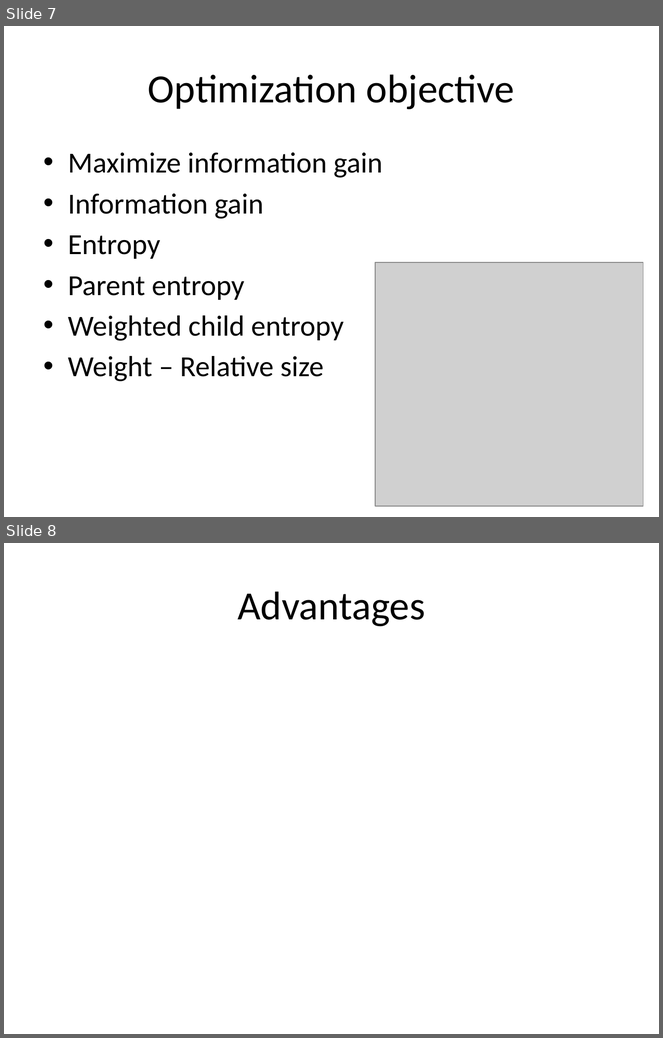
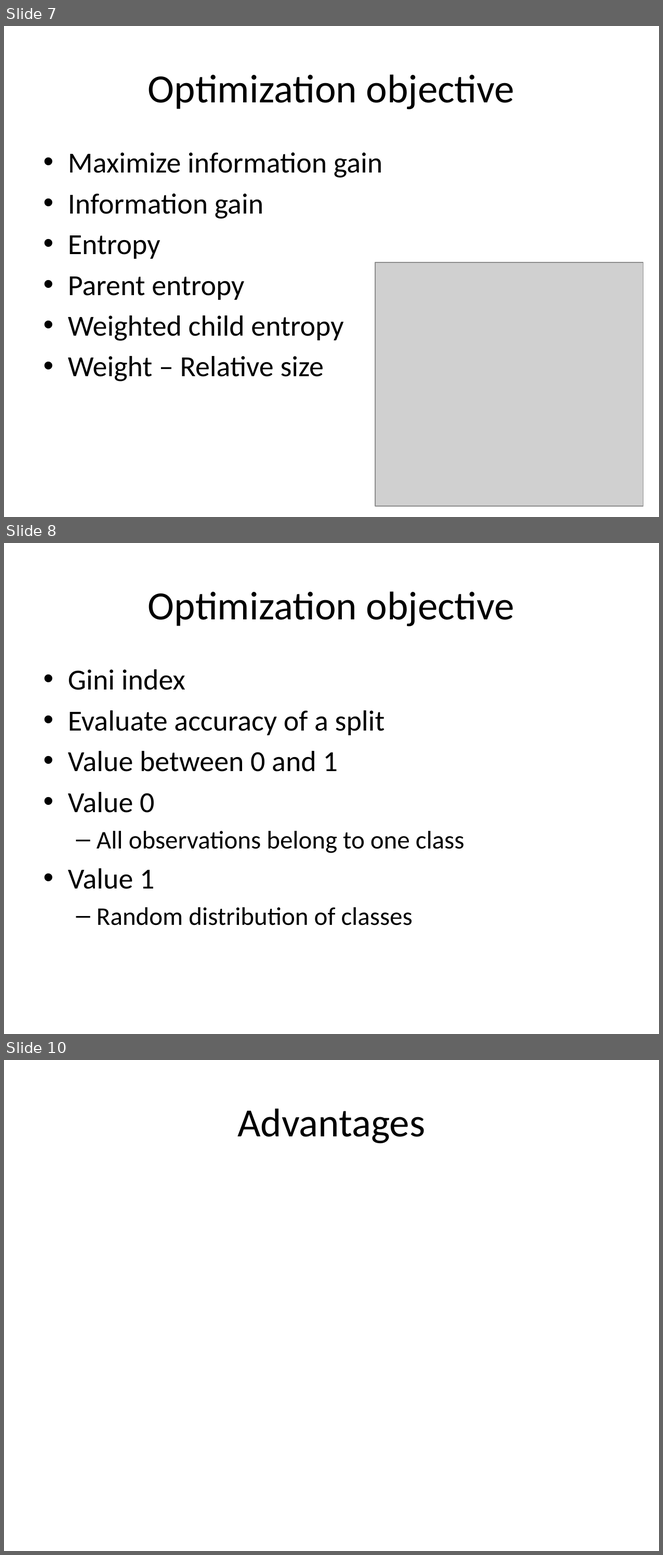
Before and after one commit to look4pritam/ArtificialIntelligence, a slide deck: MachineLearning/DecisionTree.pptx. Shown one above the other, each under a label of ours: slides 7 and 8 before the commit, slides 7, 8 and 10 after it; the slides between them are not shown. The pictures are 663x1038 and 663x1555 pixels, drawn with LibreOffice and Linux fonts; fonts in the diff are those of the drawing; grey boxes stand for pictures. Boxes give left, top, right and bottom in pixels: in the first picture for what was removed or moved away, otherwise in the second. Text is boxed around its words. In the diff, an @@ line names an element or a change of style, - is before the commit and + after.

```diff
--- a/MachineLearning/DecisionTree.pptx
+++ b/MachineLearning/DecisionTree.pptx
@@ slide 8 added at [4,543,659,1034], background #FFFFFF @@
@@ title added at [148,591,515,627], 44 pt, text #000000 @@
+Optimization objective
@@ text added at [68,669,465,926], 32 pt, text #000000 @@
+• Gini index
+• Evaluate accuracy of a split
+• Value between 0 and 1
+• Value 0
+  – All observations belong to one class
+• Value 1
+  – Random distribution of classes
@@ what was slide 8 is now slide 10 @@
```
Also in this commit, not shown: 2 slides changed, 1 other slide added.
